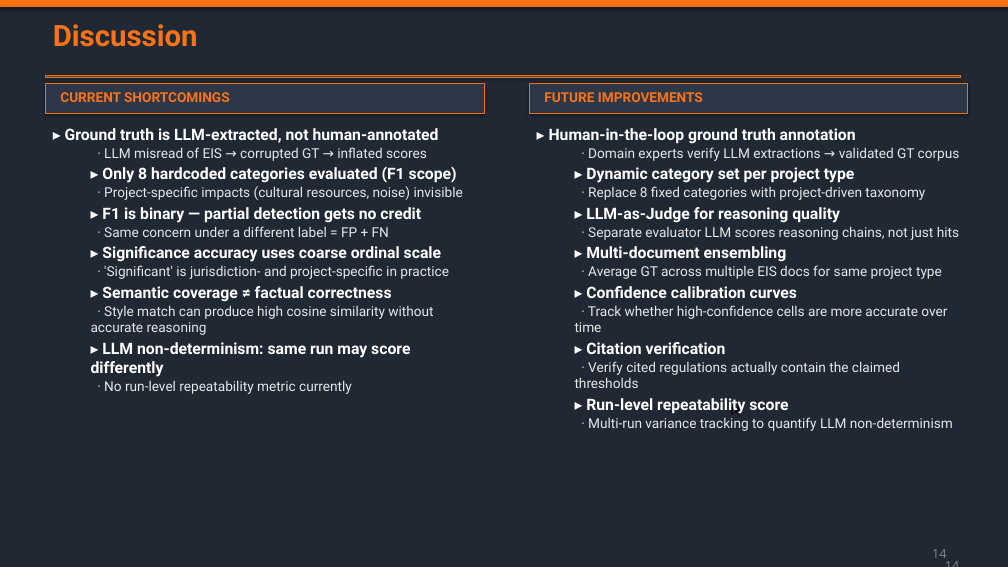
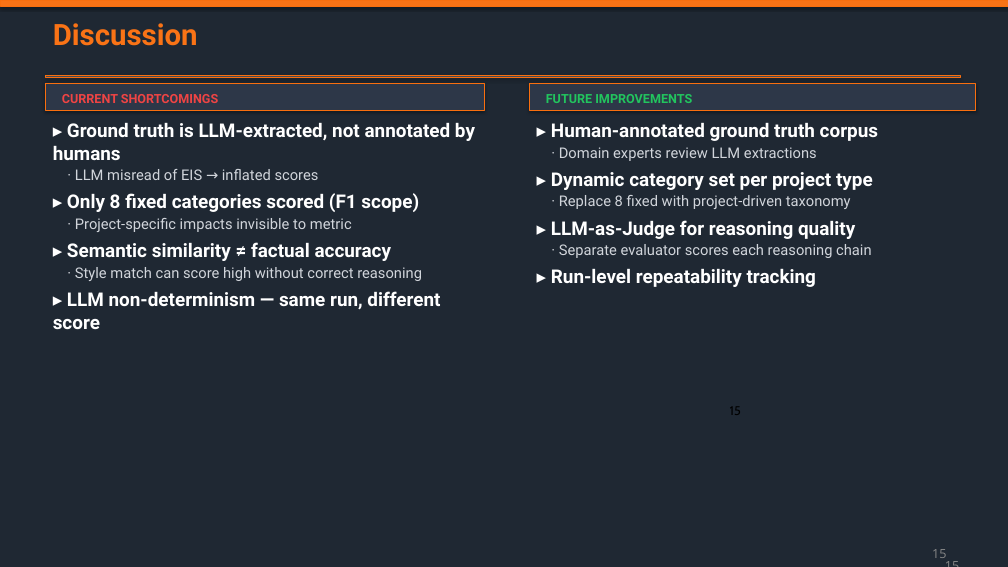
Before and after one commit to sandjman56/hackathon, a slide deck: slide 15 of EIA_Agent_System_Presentation.pptx (slide 14 before the commit). Drawn at 1008x567 pixels with LibreOffice and Linux fonts; fonts in the diff are those of the drawing. Boxes give left, top, right and bottom in pixels: in the first picture for what was removed or moved away, otherwise in the second. Text is boxed around its words. In the diff, an @@ line names an element or a change of style, - is before the commit and + after.

```diff
--- a/EIA_Agent_System_Presentation.pptx
+++ b/EIA_Agent_System_Presentation.pptx
@@ text "CURRENT SHORTCOMINGS" at (62,94,219,103): size 13 to 12 pt, text colour #F97316 to #EF4444 @@
@@ rectangle: place and size @@
-rectangle at (529,83,968,113)
+rectangle at (529,83,975,110)
@@ text "FUTURE IMPROVEMENTS" at (546,94,692,103): size 13 to 12 pt, text colour #F97316 to #22C55E @@
@@ text at (53,123,475,329): text changed; size 13 to 18 pt; text colour #E5E7EB to #FFFFFF; bold on @@
-▸ Ground truth is LLM-extracted, not human-annotated
-  · LLM misread of EIS → corrupted GT → inflated scores
-▸ Only 8 hardcoded categories evaluated (F1 scope)
-  · Project-specific impacts (cultural resources, noise) invisible
-▸ F1 is binary — partial detection gets no credit
-  · Same concern under a different label = FP + FN
-▸ Significance accuracy uses coarse ordinal scale
-  · 'Significant' is jurisdiction- and project-specific in practice
-▸ Semantic coverage ≠ factual correctness
-  · Style match can produce high cosine similarity without accurate reasoning
-▸ LLM non-determinism: same run may score differently
-  · No run-level repeatability metric currently
+▸ Ground truth is LLM-extracted, not annotated by humans
+· LLM misread of EIS → inflated scores
+▸ Only 8 fixed categories scored (F1 scope)
+· Project-specific impacts invisible to metric
+▸ Semantic similarity ≠ factual accuracy
+· Style match can score high without correct reasoning
+▸ LLM non-determinism — same run, different score
@@ text at (551,123,878,161): text changed; size 13 to 14 pt; text colour #E5E7EB to #D1D5DB @@
-▸ Human-in-the-loop ground truth annotation
-  · Domain experts verify LLM extractions → validated GT corpus
+▸ Human-annotated ground truth corpus
+· Domain experts review LLM extractions
@@ text at (551,172,873,239): size 15 to 18 pt in "▸ Dynamic category set per project type", "▸ LLM-as-Judge for reasoning quality"; more space between paragraphs @@
@@ text at (559,195,851,209): text changed; size 13 to 14 pt; text colour #E5E7EB to #D1D5DB @@
-  · Replace 8 fixed categories with project-driven taxonomy
+· Replace 8 fixed with project-driven taxonomy
@@ text at (551,244,872,287): text changed; size 13 to 14 pt; text colour #E5E7EB to #D1D5DB @@
-  · Separate evaluator LLM scores reasoning chains, not just hits
-▸ Multi-document ensembling
-  · Average GT across multiple EIS docs for same project type
-▸ Confidence calibration curves
-  · Track whether high-confidence cells are more accurate over time
-▸ Citation verification
-  · Verify cited regulations actually contain the claimed thresholds
-▸ Run-level repeatability score
-  · Multi-run variance tracking to quantify LLM non-determinism
+· Separate evaluator scores each reasoning chain
+▸ Run-level repeatability tracking
@@ page number at (730,406,741,415): text changed @@
-14
+15
@@ page number at (932,549,946,558): text changed @@
-14
+15
@@ page number at (941,554,964,567): text changed @@
-14
+15
```
Also in this commit, not shown: 11 other slides changed, 4 slides added, 3 slides removed, 1 other file.
